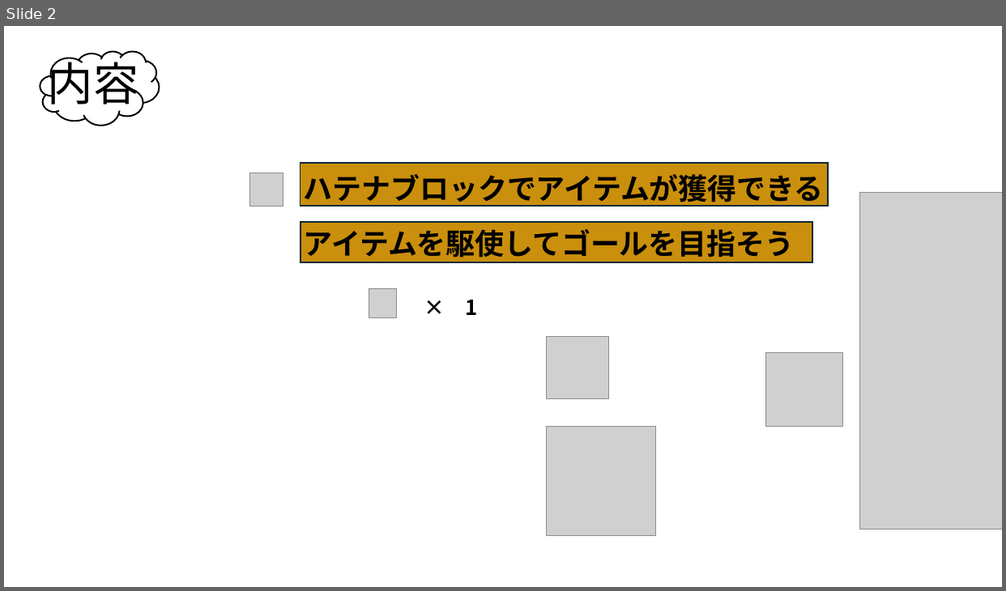
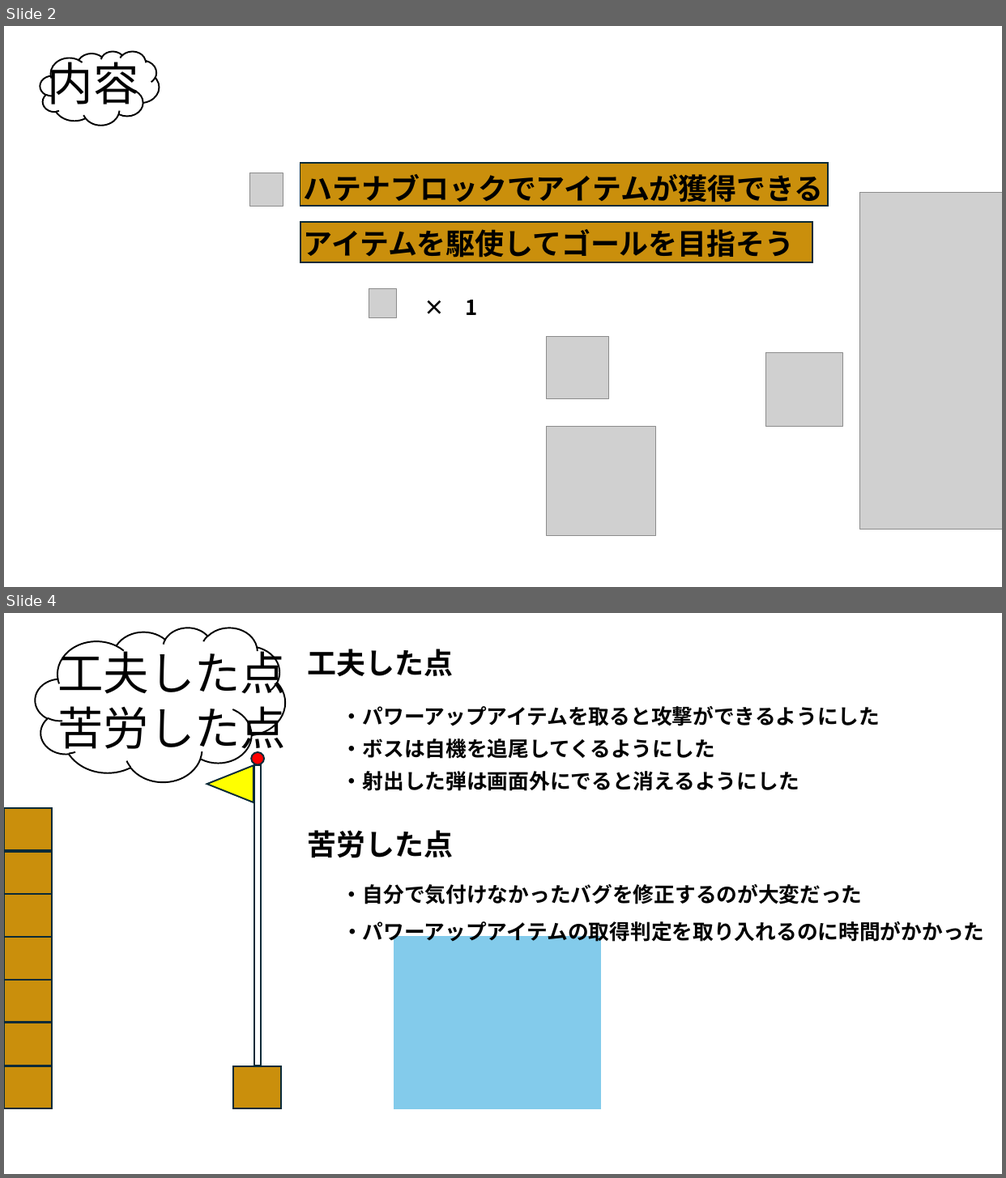
Before and after one commit to iwyuki/team02, a slide deck: mario/mario.pptx. Shown one above the other, each under a label of ours: slide 2 before the commit, slides 2 and 4 after it; the slides between them are not shown. The pictures are 1006x591 and 1006x1178 pixels, drawn with LibreOffice and Linux fonts; fonts in the diff are those of the drawing; grey boxes stand for pictures; background and template pictures are left out. Boxes give left, top, right and bottom in pixels: in the first picture for what was removed or moved away, otherwise in the second. Text is boxed around its words. In the diff, an @@ line names an element or a change of style, - is before the commit and + after.

Commit message:
パワポの追加
パワポ資料を追加した

```diff
--- a/mario/mario.pptx
+++ b/mario/mario.pptx
@@ slide 4 added at <box>4,613,1002,1174</box>, background picture (left out) @@
@@ cloud added at <box>36,628,286,782</box>, fill #FFFFFF, outline #000000 1.5 pt @@
@@ text added at <box>57,644,286,757</box>, 44 pt, text #000000 @@
+工夫した点
+苦労した点
@@ text added at <box>308,649,453,676</box>, 28 pt, text #000000, bold @@
+工夫した点
@@ text added at <box>342,706,880,726</box>, 20 pt, text #000000, bold @@
+・パワーアップアイテムを取ると攻撃ができるようにした
@@ ellipse added at <box>251,752,264,765</box>, fill #FF0000, outline #092A39 1.5 pt @@
@@ text added at <box>342,739,715,759</box>, 20 pt, text #000000, bold @@
+・ボスは自機を追尾してくるようにした
@@ triangle added at <box>206,766,253,803</box>, fill #FFFF00, outline #092A39 1.5 pt @@
@@ rectangle added at <box>254,766,261,1066</box>, fill #FFFFFF, outline #092A39 1.5 pt @@
@@ text added at <box>342,771,799,791</box>, 20 pt, text #000000, bold @@
+・射出した弾は画面外にでると消えるようにした
@@ rectangle added at <box>4,807,51,850</box>, fill #CA8F0C, outline #092A39 1.5 pt @@
@@ text added at <box>308,830,453,858</box>, 28 pt, text #000000, bold @@
+苦労した点
@@ rectangle added at <box>4,852,51,895</box>, fill #CA8F0C, outline #092A39 1.5 pt @@
@@ rectangle added at <box>4,895,51,937</box>, fill #CA8F0C, outline #092A39 1.5 pt @@
@@ text added at <box>342,884,863,905</box>, 20 pt, text #000000, bold @@
+・自分で気付けなかったバグを修正するのが大変だった
@@ text added at <box>342,922,984,945</box>, 20 pt, text #000000, bold @@
+・パワーアップアイテムの取得判定を取り入れるのに時間がかかった
@@ rectangle added at <box>4,937,51,980</box>, fill #CA8F0C, outline #092A39 1.5 pt @@
@@ rectangle added at <box>394,937,600,1110</box>, fill #83CBEB, outline #83CBEB 1.5 pt @@
@@ rectangle added at <box>4,980,51,1023</box>, fill #CA8F0C, outline #092A39 1.5 pt @@
@@ rectangle added at <box>4,1023,51,1066</box>, fill #CA8F0C, outline #092A39 1.5 pt @@
@@ rectangle added at <box>4,1067,51,1110</box>, fill #CA8F0C, outline #092A39 1.5 pt @@
@@ rectangle added at <box>233,1067,280,1110</box>, fill #CA8F0C, outline #092A39 1.5 pt @@
```
Also in this commit, not shown: 1 slide changed, 1 other slide added.
